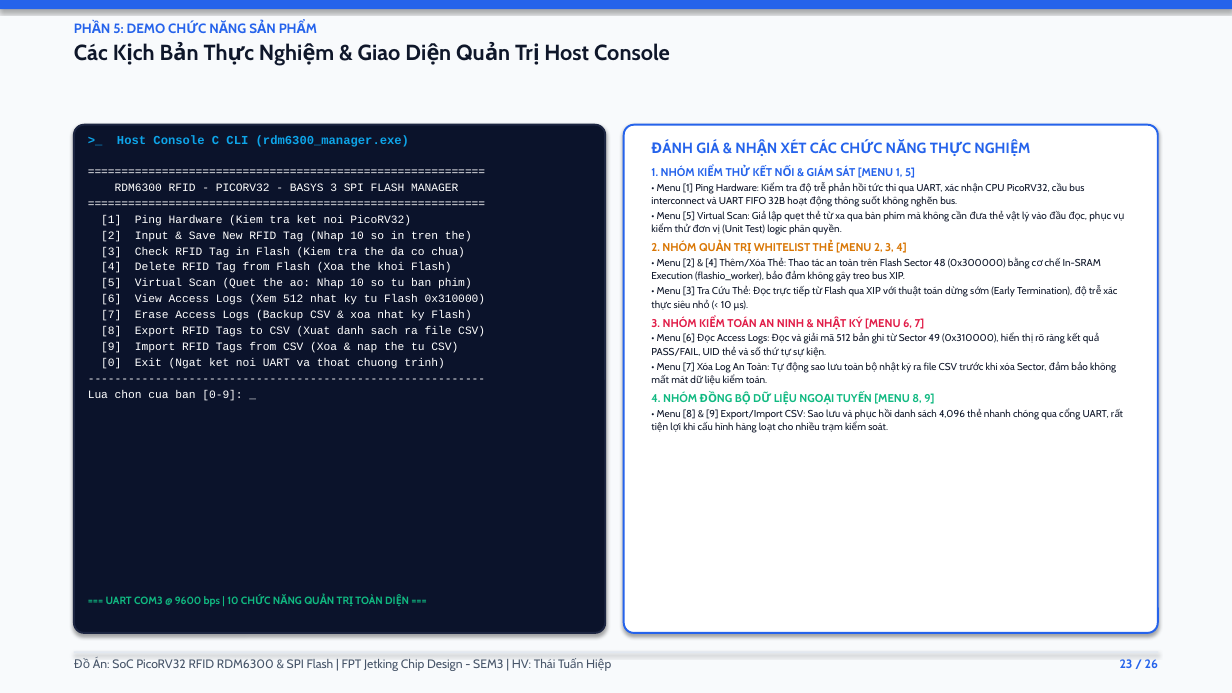
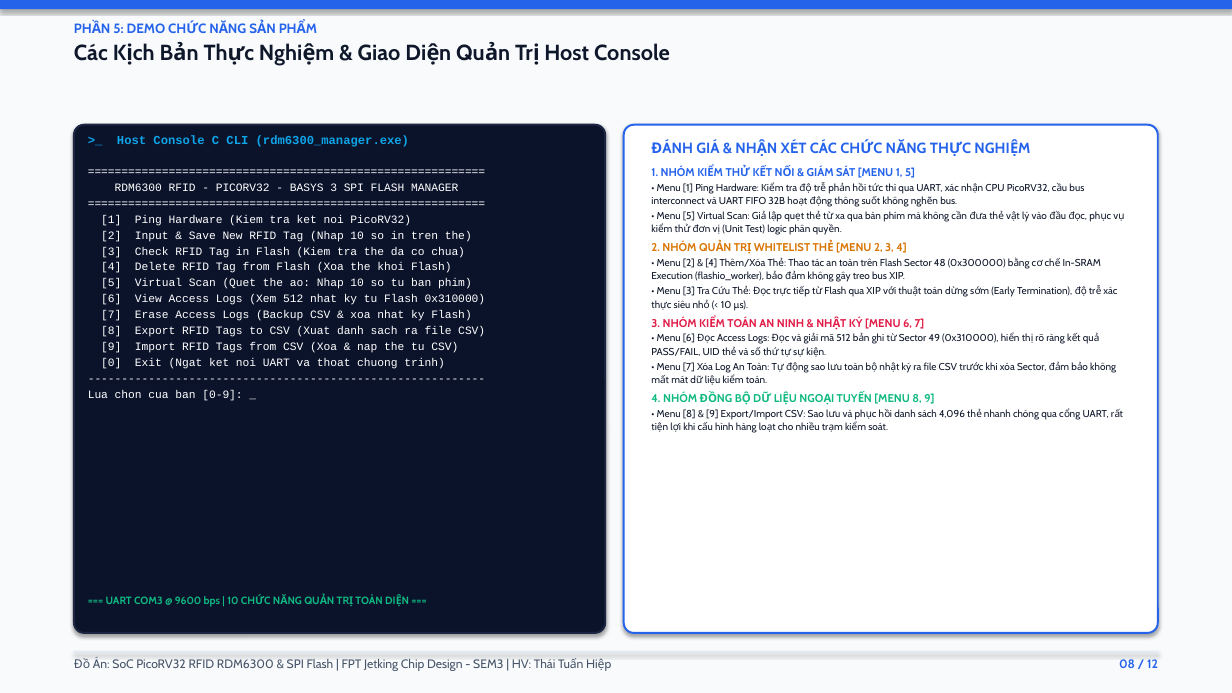
Before and after one commit to thaituanhiep/uart-fifo-rfid-asic, a slide deck: slide 8 of rdm6300-picorv32-rom-data/document/temp/Bao_Cao_Do_An_RDM6300_PicoRV32_SoC.pptx (slide 23 before the commit). Drawn at 1232x693 pixels with LibreOffice and Linux fonts; fonts in the diff are those of the drawing. Boxes give left, top, right and bottom in pixels: in the first picture for what was removed or moved away, otherwise in the second. Text is boxed around its words. In the diff, an @@ line names an element or a change of style, - is before the commit and + after.

```diff
--- a/rdm6300-picorv32-rom-data/document/temp/Bao_Cao_Do_An_RDM6300_PicoRV32_SoC.pptx
+++ b/rdm6300-picorv32-rom-data/document/temp/Bao_Cao_Do_An_RDM6300_PicoRV32_SoC.pptx
@@ text at [1119,659,1158,668]: text changed @@
-23 / 26
+08 / 12
```
Also in this commit, not shown: 9 other slides changed, 1 slide added, 15 slides removed, 42 other files.
